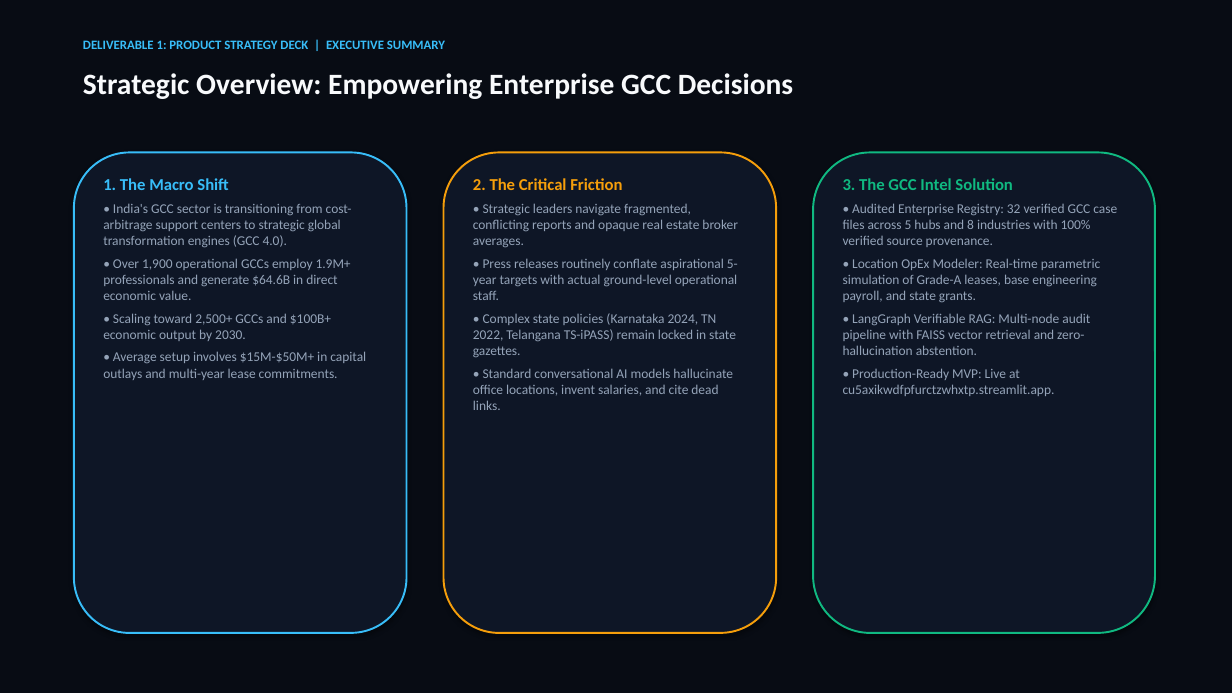
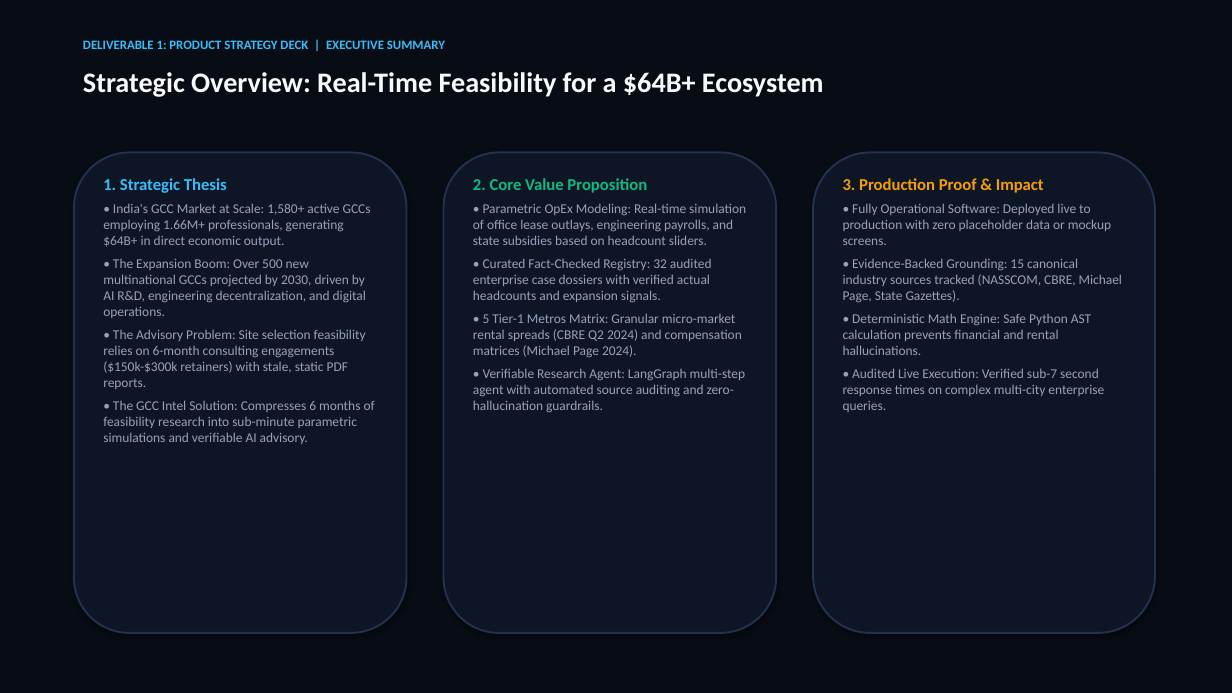
Before and after one commit to SURYAMS002/gcc, a slide deck: slide 2 of GCC_Intel_Product_Strategy_Deck.pptx. Drawn at 1232x693 pixels with LibreOffice and Linux fonts; fonts in the diff are those of the drawing. Boxes give left, top, right and bottom in pixels: in the first picture for what was removed or moved away, otherwise in the second. Text is boxed around its words. In the diff, an @@ line names an element or a change of style, - is before the commit and + after.

Commit message:
Update Deliverable 1 Product Strategy Deck: add 16-slide PPTX, printable HTML with embedded base64 screenshots, and visual operational workflow

```diff
--- a/GCC_Intel_Product_Strategy_Deck.pptx
+++ b/GCC_Intel_Product_Strategy_Deck.pptx
@@ text at bbox=[83, 72, 824, 97]: text changed; size 23 to 22 pt @@
-Strategic Overview: Empowering Enterprise GCC Decisions
+Strategic Overview: Real-Time Feasibility for a $64B+ Ecosystem
@@ rounded rectangle at bbox=[74, 152, 407, 633]: outline #38BDF8 1.5 pt to #22324F 1.5 pt @@
@@ text at bbox=[103, 178, 375, 444]: text changed @@
-1. The Macro Shift
-• India's GCC sector is transitioning from cost-arbitrage support centers to strategic global transformation engines (GCC 4.0).
-• Over 1,900 operational GCCs employ 1.9M+ professionals and generate $64.6B in direct economic value.
-• Scaling toward 2,500+ GCCs and $100B+ economic output by 2030.
-• Average setup involves $15M-$50M+ in capital outlays and multi-year lease commitments.
+1. Strategic Thesis
+• India's GCC Market at Scale: 1,580+ active GCCs employing 1.66M+ professionals, generating $64B+ in direct economic output.
+• The Expansion Boom: Over 500 new multinational GCCs projected by 2030, driven by AI R&D, engineering decentralization, and digital operations.
+• The Advisory Problem: Site selection feasibility relies on 6-month consulting engagements ($150k-$300k retainers) with stale, static PDF reports.
+• The GCC Intel Solution: Compresses 6 months of feasibility research into sub-minute parametric simulations and verifiable AI advisory.
@@ rounded rectangle at bbox=[444, 152, 776, 633]: outline #F59E0B 1.5 pt to #22324F 1.5 pt @@
@@ text at bbox=[473, 178, 746, 412]: text changed @@
-2. The Critical Friction
-• Strategic leaders navigate fragmented, conflicting reports and opaque real estate broker averages.
-• Press releases routinely conflate aspirational 5-year targets with actual ground-level operational staff.
-• Complex state policies (Karnataka 2024, TN 2022, Telangana TS-iPASS) remain locked in state gazettes.
-• Standard conversational AI models hallucinate office locations, invent salaries, and cite dead links.
+2. Core Value Proposition
+• Parametric OpEx Modeling: Real-time simulation of office lease outlays, engineering payrolls, and state subsidies based on headcount sliders.
+• Curated Fact-Checked Registry: 32 audited enterprise case dossiers with verified actual headcounts and expansion signals.
+• 5 Tier-1 Metros Matrix: Granular micro-market rental spreads (CBRE Q2 2024) and compensation matrices (Michael Page 2024).
+• Verifiable Research Agent: LangGraph multi-step agent with automated source auditing and zero-hallucination guardrails.
@@ rounded rectangle at bbox=[813, 152, 1155, 633]: outline #10B981 1.5 pt to #22324F 1.5 pt @@
@@ text at bbox=[843, 178, 1122, 412]: text changed @@
-3. The GCC Intel Solution
-• Audited Enterprise Registry: 32 verified GCC case files across 5 hubs and 8 industries with 100% verified source provenance.
-• Location OpEx Modeler: Real-time parametric simulation of Grade-A leases, base engineering payroll, and state grants.
-• LangGraph Verifiable RAG: Multi-node audit pipeline with FAISS vector retrieval and zero-hallucination abstention.
-• Production-Ready MVP: Live at cu5axikwdfpfurctzwhxtp.streamlit.app.
+3. Production Proof & Impact
+• Fully Operational Software: Deployed live to production with zero placeholder data or mockup screens.
+• Evidence-Backed Grounding: 15 canonical industry sources tracked (NASSCOM, CBRE, Michael Page, State Gazettes).
+• Deterministic Math Engine: Safe Python AST calculation prevents financial and rental hallucinations.
+• Audited Live Execution: Verified sub-7 second response times on complex multi-city enterprise queries.
```
Also in this commit, not shown: 10 other slides changed, 5 slides added, 4 slides removed, 8 other files.
